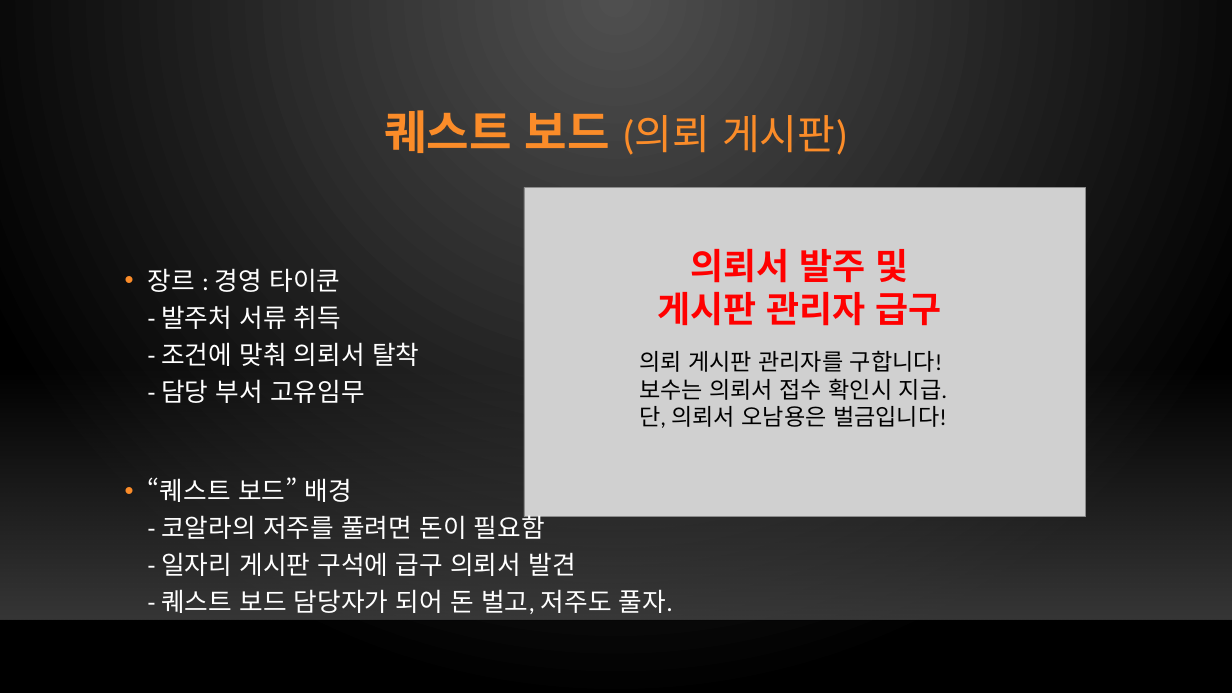
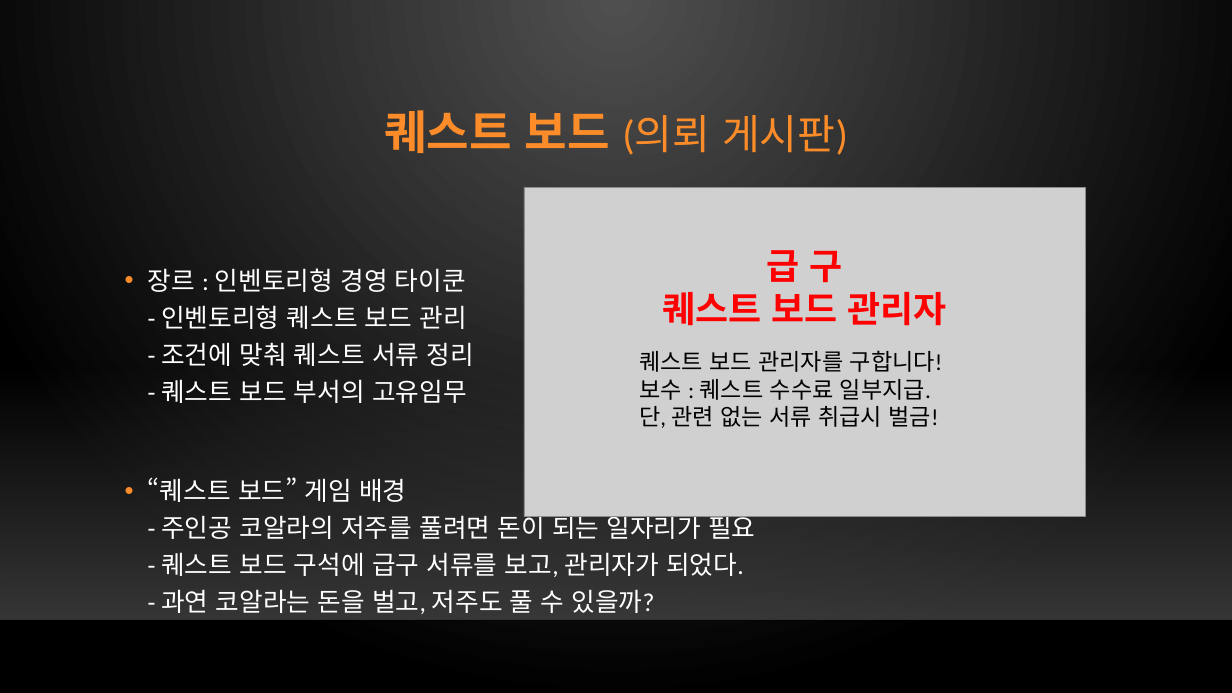
Before and after one commit to xqiwipx/first_project, a slide deck: slide 4 of Kims_project.pptx. Drawn at 1232x693 pixels with LibreOffice and Linux fonts; fonts in the diff are those of the drawing; grey boxes stand for pictures; background and template pictures are left out. Boxes give left, top, right and bottom in pixels: in the first picture for what was removed or moved away, otherwise in the second. Text is boxed around its words. In the diff, an @@ line names an element or a change of style, - is before the commit and + after.

```diff
--- a/Kims_project.pptx
+++ b/Kims_project.pptx
@@ text at box(148, 268, 755, 614): text changed @@
-• 장르 : 경영 타이쿤
-  - 발주처 서류 취득
-  - 조건에 맞춰 의뢰서 탈착
-  - 담당 부서 고유임무
-• “퀘스트 보드” 배경
-  - 코알라의 저주를 풀려면 돈이 필요함
-  - 일자리 게시판 구석에 급구 의뢰서 발견
-  - 퀘스트 보드 담당자가 되어 돈 벌고, 저주도 풀자.
+• 장르 : 인벤토리형 경영 타이쿤
+  - 인벤토리형 퀘스트 보드 관리
+  - 조건에 맞춰 퀘스트 서류 정리
+  - 퀘스트 보드 부서의 고유임무
+• “퀘스트 보드” 게임 배경
+  - 주인공 코알라의 저주를 풀려면 돈이 되는 일자리가 필요
+  - 퀘스트 보드 구석에 급구 서류를 보고, 관리자가 되었다.
+  - 과연 코알라는 돈을 벌고, 저주도 풀 수 있을까?
@@ text at box(663, 250, 947, 326): text changed @@
-의뢰서 발주 및
-게시판 관리자 급구
+급 구
+퀘스트 보드 관리자
@@ text at box(639, 350, 943, 428): text changed @@
-의뢰 게시판 관리자를 구합니다!
-보수는 의뢰서 접수 확인시 지급.
-단, 의뢰서 오남용은 벌금입니다!
+퀘스트 보드 관리자를 구합니다!
+보수 : 퀘스트 수수료 일부지급.
+단, 관련 없는 서류 취급시 벌금!
```
Also in this commit, not shown: 22 other slides changed, 1 slide removed.
